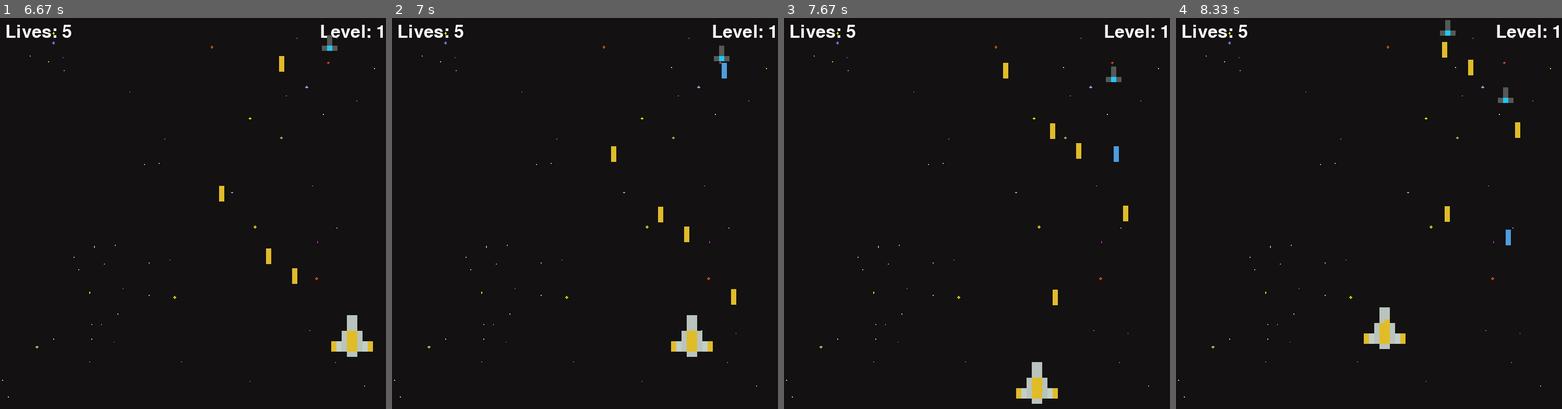
Above: before the commit, frames 1-4 (left to right).
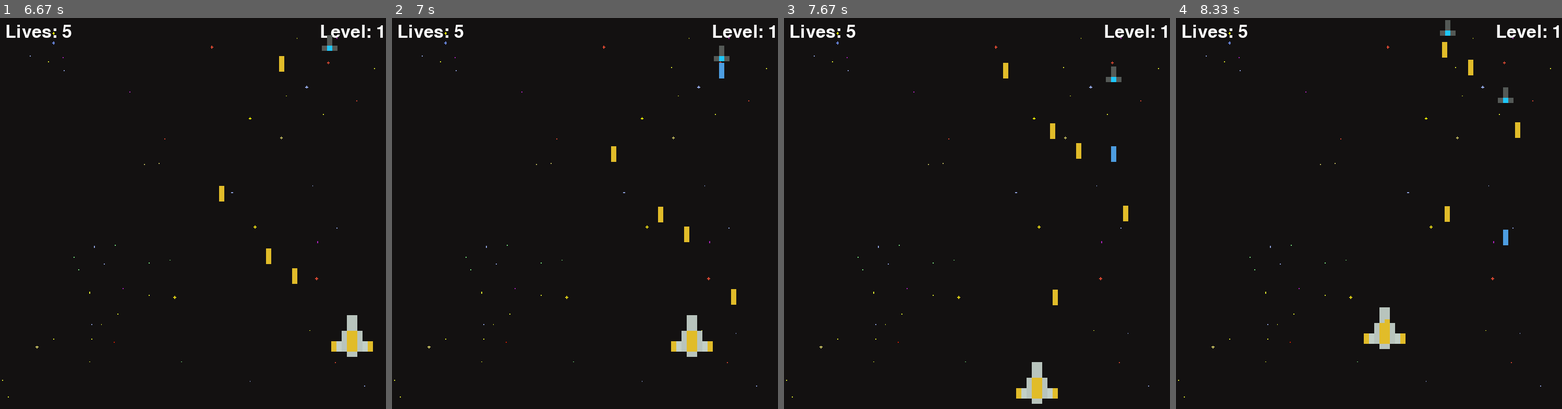
Above: after the commit, the same moments.

Repository: Epichris360/pygame-space-invaders
Game: pygame game, started from main.py
Same seed, same stepped clock (60 frames per second), same inputs: the game is played once before the commit and once after it.
Inputs:
- Up to frame 1 (6.67 s): tap Space at 0.33, 0.73, 1.03, 1.23, 1.57, 1.87, 2.07, 2.37, 2.63, 2.97, 3.27, 3.4, 3.8, 4.1, 4.47, 4.87, 5.17, 5.37, 5.67, 5.87, 6.2, 6.5 s; hold D 0.67-1.13 s; hold W 1.17-1.47 s; hold D 1.5-1.97 s; hold A 2-2.53 s; hold S 2.57-2.87 s; hold A 2.9-3.3 s; hold W 3.33-3.7 s; hold D 3.73-4.37 s; hold S 4.4-4.77 s; hold A 4.8-5.27 s; hold D 5.3-5.77 s; hold W 5.8-6.1 s; hold D 6.13-6.6 s; hold A from 6.63 s (still down)
- Up to frame 2 (7 s): keep holding A; tap Space at 6.7 s
- Up to frame 3 (7.67 s): tap Space at 7, 7.27, 7.6 s; release A at 7.17 s; hold S 7.2-7.5 s; hold A from 7.53 s (still down)
- Up to frame 4 (8.33 s): tap Space at 7.9, 8.03 s; release A at 7.93 s; hold W from 7.97 s (still down)

Frame 1 is identical in both runs. In frame 2, less than 0.1% of the frame differs, in the area x 84-87%, y 11-16%; in frame 3, less than 0.1%; in frame 4, less than 0.1%.

Commit message:
enemy collision added

Diff:
--- a/main.py
+++ b/main.py
@@ -135,7 +135,8 @@
 
     def shoot(self):
         if self.cool_down_counter == 0:
-            laser = Laser(self.x - 20, self.y, self.laser_image)
+            laser = Laser(self.x - self.get_width() /
+                          2, self.y, self.laser_image)
             self.lasers.append(laser)
             self.cool_down_counter = 1
 
@@ -232,7 +233,10 @@
             if random.randrange(0, 2*60) == 1:
                 enemy.shoot()
 
-            if enemy.y + enemy.get_height() > HEIGHT:
+            if collide(enemy, player):
+                player.health -= 10
+                enemies.remove(enemy)
+            elif enemy.y + enemy.get_height() > HEIGHT:
                 lives -= 1
                 enemies.remove(enemy)
 
